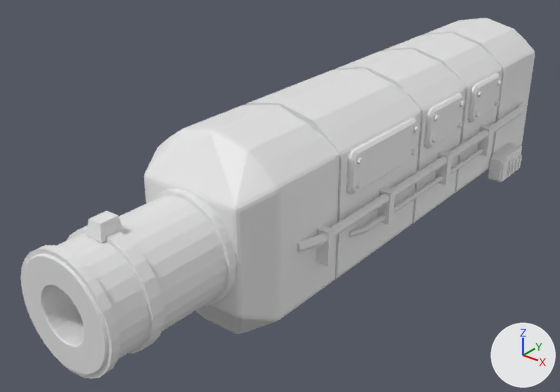
Renders of the OBJ model Assets/Resources/Models/Ricochet_M2/barrel.obj from each side of a commit.
Rendered twice from a 50 mm camera at (0.785, -1.847, 0.611) aimed at (-0.064, -0.785, -0.048). Every picture has the same lights, and +X, +Y and +Z are marked at lower right. The first picture is the older version. Where no turn or scale is listed for an object, it has been applied to the vertices. Vertices at exactly the same position are counted once.

Script lines for the objects in view, before the commit:
```python
me_barrel = bpy.data.meshes.new('barrel')
me_barrel.from_pydata(...)  # 3734 vertices, 7220 faces; spans x -0.155..0.176, y -1.342..-0.058, z -0.192..0.178
ob_barrel = bpy.data.objects.new('barrel', me_barrel)
ob_barrel.location = (0.0, 0.0, 0.0)
```
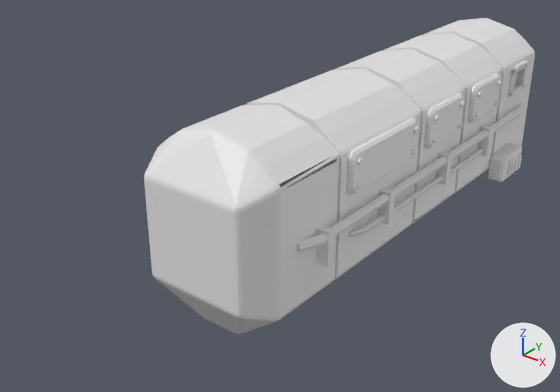
Location of each change, [x1, y1, x2, y2] in pixels of the pictures (560 x 392 px; the box of a moved part takes in the faces that stretch with it):
'barrel', reshaped (24% narrower, 12% shorter): before [21, 18, 535, 379]; after [144, 18, 535, 334]
part 1 of me_barrel, added: after [514, 60, 528, 70]
part 2 of me_barrel, added: after [508, 65, 527, 96]
part 3 of me_barrel, deleted: before [21, 188, 236, 379]
part 4 of me_barrel, moved or reshaped: before [447, 32, 535, 153]; after [423, 32, 535, 180]

What changed in the scene script:
```text
Change me_barrel:
    used by ob_barrel; location = (0.0, 0.0, 0.0)
    remove me_barrel.from_pydata(...)  # 3734 vertices, 7220 faces; spans x -0.155..0.176, y -1.342..-0.058, z -0.192..0.178
    add me_barrel.from_pydata(...)  # 3008 vertices, 5744 faces; spans x -0.155..0.176, y -1.094..-0.058, z -0.192..0.178
    me_barrel part 1: a new loose piece, an 8-sided cylinder along y spanning x 0.132..0.142, y -0.187..-0.132, z 0.102..0.113
    me_barrel part 2: a new loose piece of 24 vertices spanning x 0.129..0.137, y -0.198..-0.121, z 0.043..0.104
    me_barrel part 3: 7 loose pieces with 780 vertices, spanning x -0.098..0.098, y -1.342..-1.044, z -0.098..0.117, are deleted
    me_barrel part 4: 1 vertex moved from x 0.131, y -0.216, z 0.026 to x 0.131, y -0.226, z 0.039; 38 vertices removed from x -0.05..0.131, y -0.251..-0.086, z -0.169..0.16; 44 vertices added at x -0.087..0.131, y -0.251..-0.08, z -0.169..0.16
    other edits to the shape of me_barrel do not show in these pictures
```
